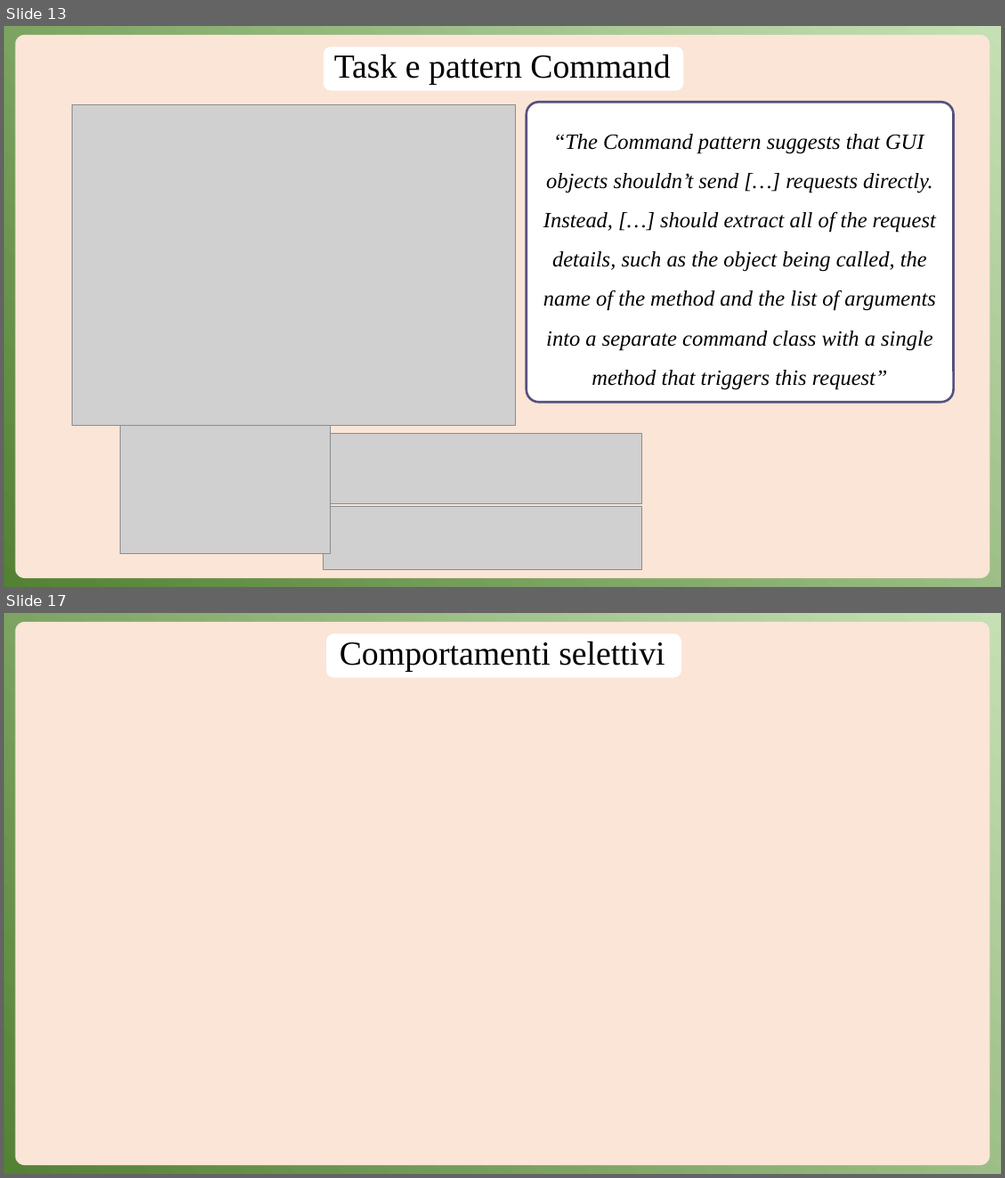
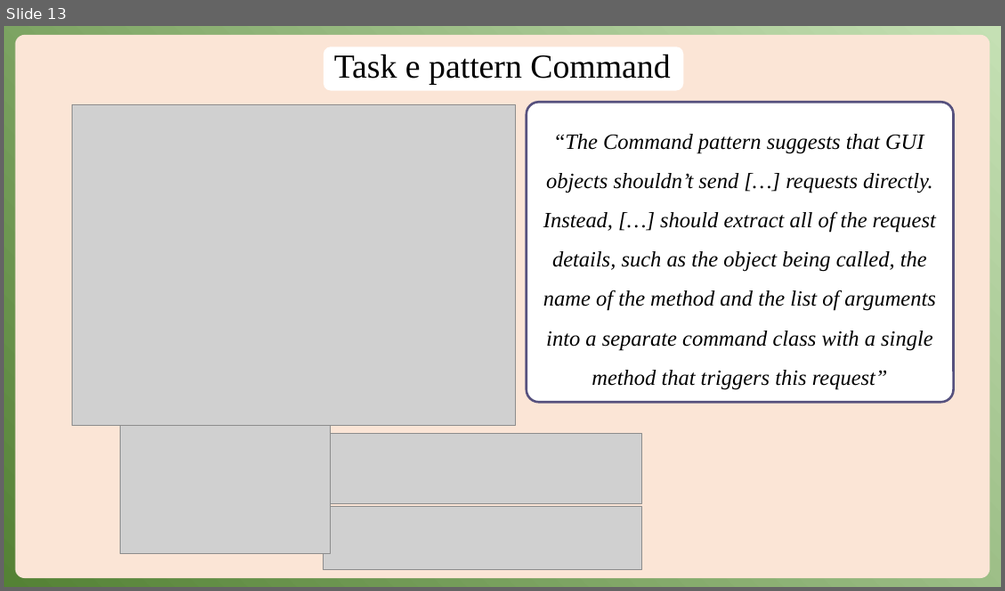
Before and after one commit to Anrighe/Tesi-Laurea-Triennale-Informatica-Unimore, a slide deck: Presentazione_Tesi_Triennale_Informatica_Unimore_2022_2023_Enrico_Marras_152336.pptx. Shown one above the other, each under a label of ours: slides 13 and 17 before the commit, slide 13 after it; the slides between them are not shown. The pictures are 1005x1178 and 1005x591 pixels, drawn with LibreOffice and Linux fonts; fonts in the diff are those of the drawing; grey boxes stand for pictures. Boxes give left, top, right and bottom in pixels: in the first picture for what was removed or moved away, otherwise in the second. Text is boxed around its words. In the diff, an @@ line names an element or a change of style, - is before the commit and + after.

```diff
--- a/Presentazione_Tesi_Triennale_Informatica_Unimore_2022_2023_Enrico_Marras_152336.pptx
+++ b/Presentazione_Tesi_Triennale_Informatica_Unimore_2022_2023_Enrico_Marras_152336.pptx
@@ slide 17 removed at box(4, 613, 1001, 1174), background gradient #C5E0B4 to #548235 @@
@@ rounded rectangle removed at box(16, 622, 990, 1165) @@
@@ rounded rectangle removed at box(326, 634, 681, 678) @@
@@ title removed at box(340, 641, 664, 671) @@
-Comportamenti selettivi
```
Also in this commit, not shown: 16 slides changed, 4 slides added.
